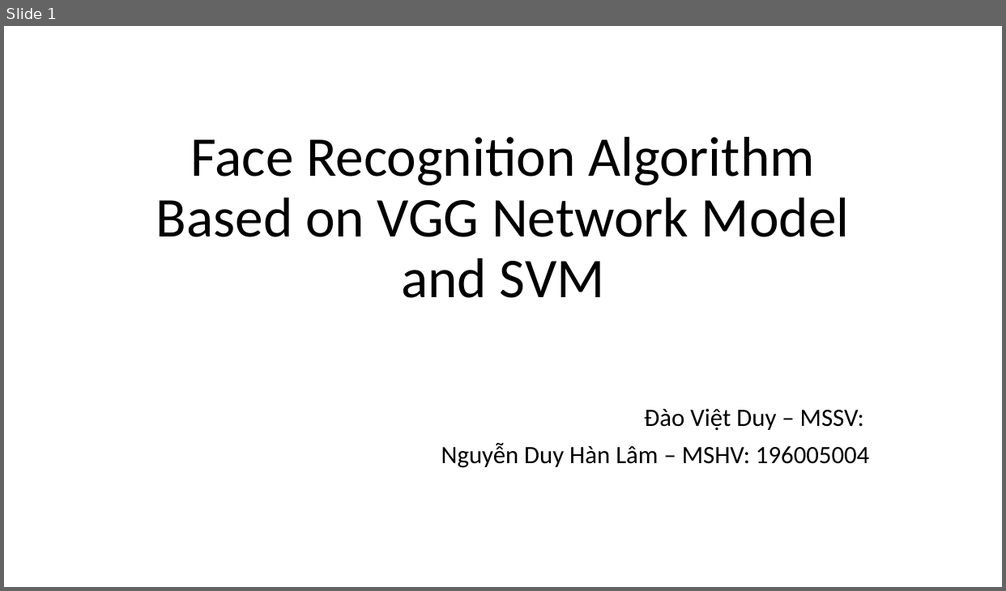
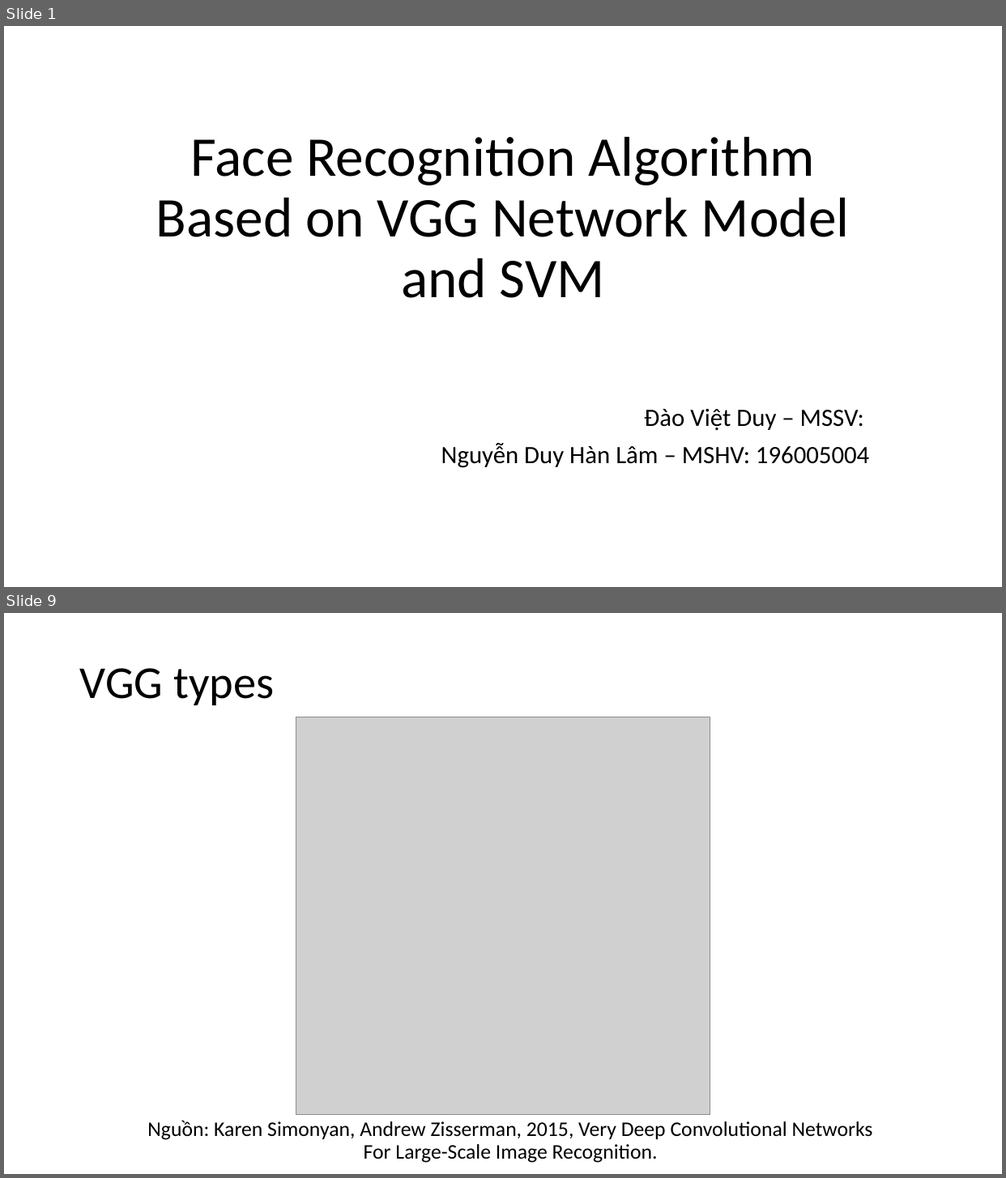
Before and after one commit to nguyenduyhanlam/Computer_vision, a slide deck: Face Recognition Algorithm Based on VGG Network Model.pptx. Shown one above the other, each under a label of ours: slide 1 before the commit, slides 1 and 9 after it; the slides between them are not shown. The pictures are 1006x591 and 1006x1178 pixels, drawn with LibreOffice and Linux fonts; fonts in the diff are those of the drawing; grey boxes stand for pictures. Boxes give left, top, right and bottom in pixels: in the first picture for what was removed or moved away, otherwise in the second. Text is boxed around its words. In the diff, an @@ line names an element or a change of style, - is before the commit and + after.

```diff
--- a/Face Recognition Algorithm Based on VGG Network Model.pptx
+++ b/Face Recognition Algorithm Based on VGG Network Model.pptx
@@ slide 9 added at bbox=[4, 613, 1002, 1174], background #FFFFFF @@
@@ title added at bbox=[80, 668, 274, 705], 44 pt, text #000000 @@
+VGG types
@@ picture added at bbox=[296, 717, 710, 1115] @@
@@ text added at bbox=[147, 1120, 873, 1163], 20 pt, text #000000 @@
+Nguồn: Karen Simonyan, Andrew Zisserman, 2015, Very Deep Convolutional Networks For Large-Scale Image Recognition.
```
Also in this commit, not shown: 1 slide changed, 11 other slides added, 1 other file.
